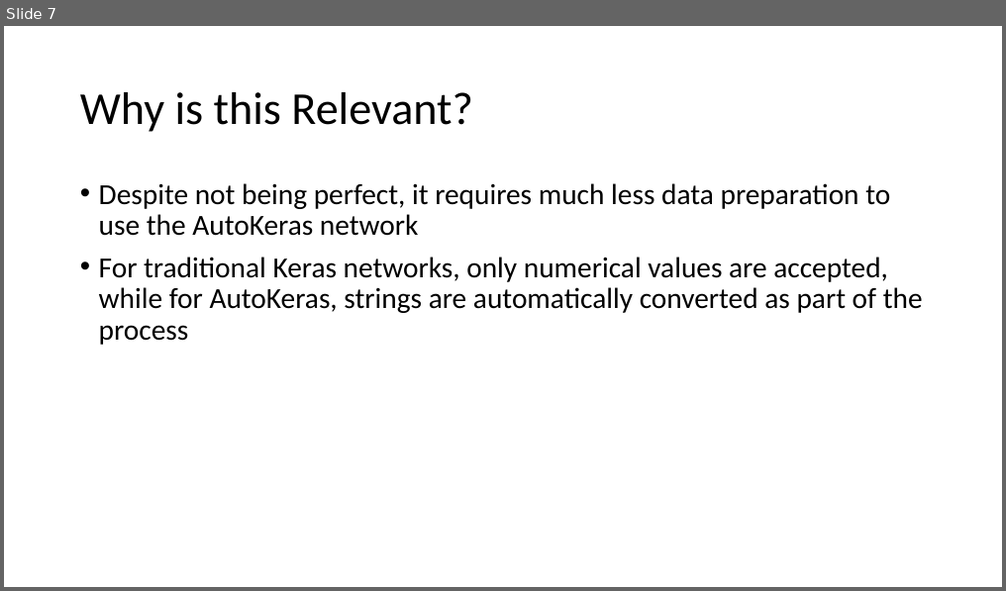
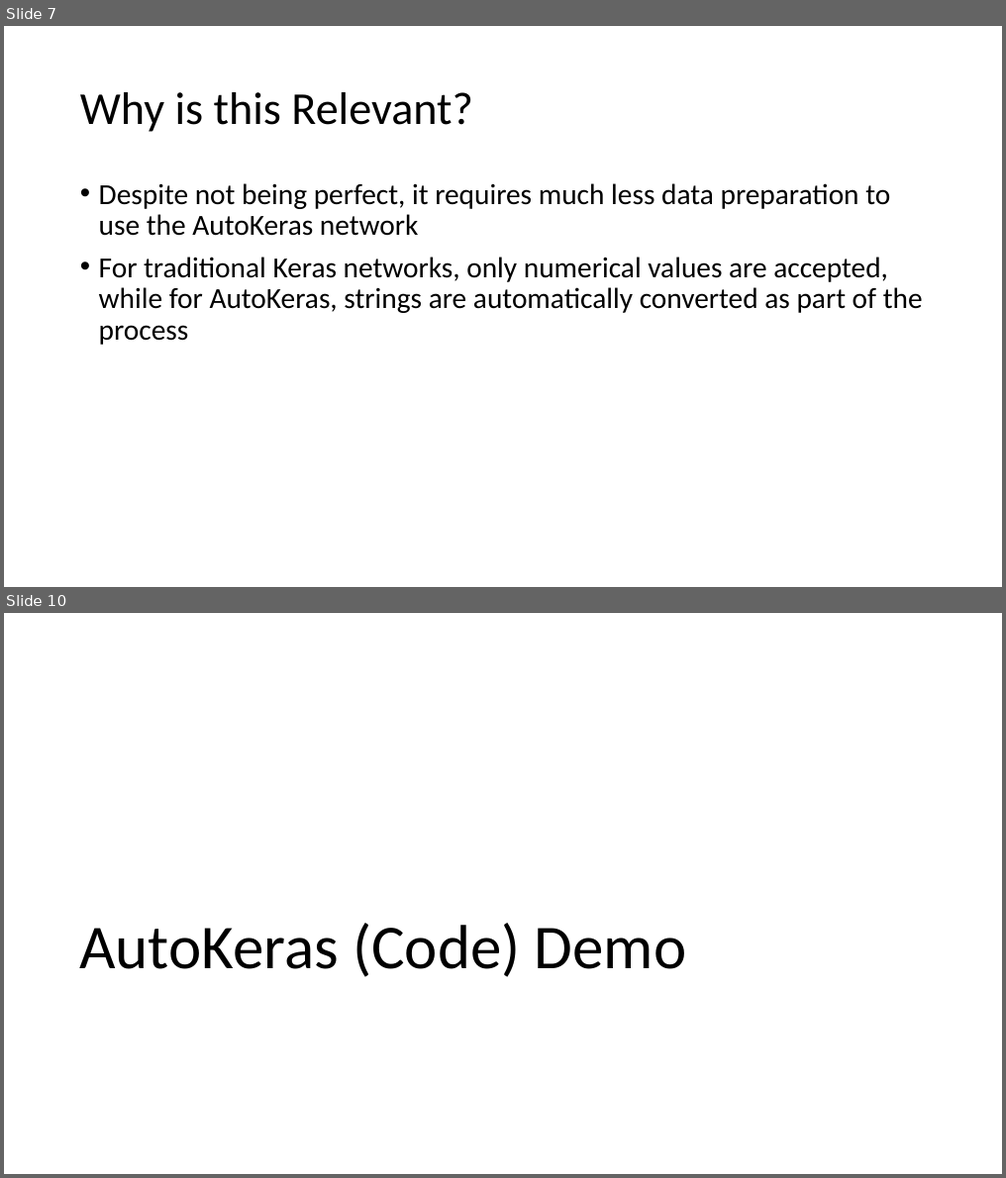
Before and after one commit to AdamWojtul28/Moffitt-Data-Analysis, a slide deck: Presentations/AutoKeras_Demo.pptx. Shown one above the other, each under a label of ours: slide 7 before the commit, slides 7 and 10 after it; the slides between them are not shown. The pictures are 1006x591 and 1006x1178 pixels, drawn with LibreOffice and Linux fonts; fonts in the diff are those of the drawing; background and template pictures are left out. Boxes give left, top, right and bottom in pixels: in the first picture for what was removed or moved away, otherwise in the second. Text is boxed around its words. In the diff, an @@ line names an element or a change of style, - is before the commit and + after.

Commit message:
Updated AutoKeras Demo

```diff
--- a/Presentations/AutoKeras_Demo.pptx
+++ b/Presentations/AutoKeras_Demo.pptx
@@ slide 10 added at box(4, 613, 1002, 1174), background picture (left out) @@
@@ title added at box(79, 923, 687, 977), 60 pt, text #000000 @@
+AutoKeras (Code) Demo
```
Also in this commit, not shown: 4 slides changed, 4 other slides added, 1 slide removed, 1 other file.
